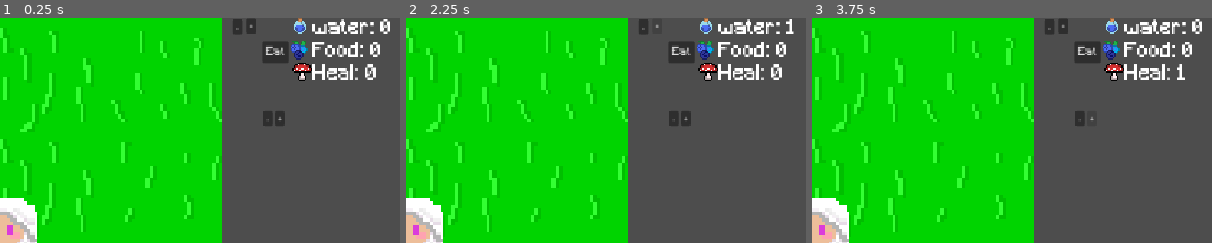
Above: before the commit, frames 1-3 (left to right).
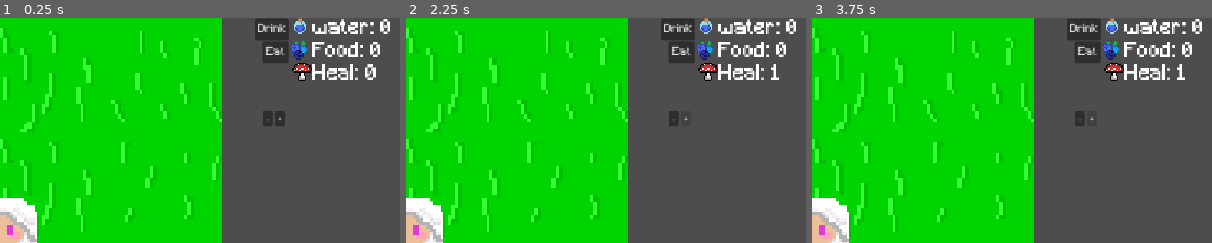
Above: after the commit, the same moments.

Repository: BouncyBlueBall-Loggi4rel4rel/GTA2026
Game: Godot game, scene res://Main.tscn
The game is run twice, just before and just after one commit, with the same random seed, the same clock (stepped at 60 frames per second) and the same inputs.
Inputs (mouse positions are % of the whole screen's width and height, from its top left):
- Up to frame 1 (0.25 s): no input
- Up to frame 2 (2.25 s): click "Hurt" at 0.5 s; click (84, 3) at 1.25 s, where only the run after the commit has a clickable "Drink"; click "+" at 2 s
- Up to frame 3 (3.75 s): click "-" at 2.75 s; click "+" at 3.5 s
The pictures show only the part of the screen within x 50-100%, y 0-50%; the shares and areas given below are measured in that part.

The runs differ from the first frame. In frame 1, 1.0% of the frame differs, in the area x 58-73%, y 0-10%; in frame 2, 1.1%, in the area x 58-98%, y 0-28%; in frame 3, 1.0%.

Commit message:
Added water

Diff:
--- a/Character/Character.tscn
+++ b/Character/Character.tscn
@@ -19,7 +19,7 @@
 [sub_resource type="RectangleShape2D" id="RectangleShape2D_1vivr"]
 size = Vector2(120, 135)
 
-[node name="CharacterBody2D" type="CharacterBody2D" unique_id=2117472170]
+[node name="CharacterBody2D" type="CharacterBody2D" unique_id=2117472170 groups=["player"]]
 script = SubResource("GDScript_oolk3")
 
 [node name="Sprite2D" type="Sprite2D" parent="." unique_id=234748680]
--- a/Main.tscn
+++ b/Main.tscn
@@ -6,6 +6,7 @@
 [ext_resource type="Texture2D" uid="uid://b73bmykvkhl06" path="res://Assets/Sprites/Trees/Treemap.png" id="4_cm0pq"]
 [ext_resource type="PackedScene" uid="uid://ihhp20cbhiqi" path="res://UI.tscn" id="5_fos0i"]
 [ext_resource type="PackedScene" uid="uid://cusd0rbaisvf3" path="res://Berry.tscn" id="6_3dxm6"]
+[ext_resource type="PackedScene" uid="uid://ccym6le4rm256" path="res://Waterarea.tscn" id="7_lgr22"]
 
 [sub_resource type="TileSetAtlasSource" id="TileSetAtlasSource_trn2v"]
 texture = ExtResource("1_cm0pq")
@@ -64,7 +65,7 @@
 scale = Vector2(5, 5)
 tile_set = SubResource("TileSet_1vivr")
 format = 2
-layer_0/tile_data = PackedInt32Array(-131082, 196608, 1, -65 …(2193 unchanged characters)… , 1, 393217, 65536, 1, 458753, 196608, 1)
+layer_0/tile_data = PackedInt32Array(-131082, 196608, 1, -65 …(2193 unchanged characters)… , 1, 393217, 65536, 1, 458753, 196608, 1, -196615, 0, 1, -196614, 0, 1, -196613, 0, 1, -196612, 0, 1, -196611, 0, 1)
 
 [node name="CharacterBody2D" parent="." unique_id=2117472170 instance=ExtResource("2_uu6xs")]
 script = ExtResource("3_r0du0")
@@ -84,5 +85,10 @@
 
 [node name="Fruit" type="Node" parent="." unique_id=1094259649]
 
-[node name="Area2D" parent="Fruit" unique_id=295486189 instance=ExtResource("6_3dxm6")]
-position = Vector2(-376, -713)
+[node name="Berry" parent="Fruit" unique_id=295486189 instance=ExtResource("6_3dxm6")]
+position = Vector2(-1040, 1047)
+
+[node name="Watercolliders" type="Node" parent="." unique_id=1894326965]
+
+[node name="Water" parent="Watercolliders" unique_id=1894313323 instance=ExtResource("7_lgr22")]
+position = Vector2(-721, 1040)
--- /dev/null
+++ b/Scripts/Tilemapexporter.gd
@@ -0,0 +1,51 @@
+# export_tilemap_to_json.gd
+extends Node
+
+@export var tilemap_path: NodePath
+@export var output_file: String = "user://map.json"
+
+func _ready():
+	_export_tilemap()
+
+func _export_tilemap():
+	var tilemap: TileMap = get_node(tilemap_path)
+
+	var exported := {
+		"tilemap_format_version": 1,
+		"tilemap_cell_size": tilemap.tile_set.tile_size if tilemap.tile_set else null,
+		"layers": {}
+	}
+
+	# In Godot 4, TileMap can have multiple layers.
+	# We'll export all layers, and for each layer all used cells.
+	for layer in tilemap.get_layers_count():
+		var layer_key := str(layer)
+		exported["layers"][layer_key] = []
+
+		for cell in tilemap.get_used_cells(layer):
+			# cell is the cell coordinate (Vector2i in 2D tilemaps)
+			var source_id := tilemap.get_cell_source_id(layer, cell)
+			var atlas_coords := tilemap.get_cell_atlas_coords(layer, cell)
+			var alternative_tile := tilemap.get_cell_alternative_tile(layer, cell)
+
+			# If your TileMap is empty at some cells, you can skip when source_id == -1
+			if source_id == -1:
+				continue
+
+			exported["layers"][layer_key].append({
+				"cell": [cell.x, cell.y],
+				"source_id": source_id,
+				"atlas_coords": [atlas_coords.x, atlas_coords.y],
+				"alternative_tile": alternative_tile
+			})
+
+	var file := FileAccess.open(output_file, FileAccess.WRITE)
+	if file == null:
+		push_error("Could not open file for writing: %s" % output_file)
+		return
+
+	var json_text := JSON.stringify(exported, "  ") # pretty indent
+	file.store_string(json_text)
+	file.close()
+
+	print("Exported tilemap to: ", output_file)
--- a/Scripts/WaterFoodScript.gd
+++ b/Scripts/WaterFoodScript.gd
@@ -2,46 +2,45 @@
 
 @onready var info_label: Label = $InfoLabel
 
-@onready var water_plus: Button = $WaterPlus
-@onready var water_minus: Button = $WaterMinus
 @onready var heal_minus: Button = $HealMinus
 @onready var heal_plus: Button = $HealPlus
 
 @onready var hunger_bar: TextureProgressBar = $ProgressBarHunger
-@onready var eat_button: Button = $Eat # <-- change if your eat button is named Button2/Button3
+@onready var water_bar: TextureProgressBar = $ProgressBarWater
+
+@onready var eat_button: Button = $Eat
+@onready var drink_button: Button = $Drink
 
 var water: int = 0
 var food: int = 0
 var heal: int = 0
 
 var hunger_add_percent := 10.0
+var water_add_percent := 3.0
+
 var food_cost := 1
+var water_cost := 1
 
 func add_food(amount: int) -> void:
 	food += amount
 	_update_label()
 
+func set_water_to(amount: int) -> void:
+	water = amount
+	_update_label()
+
+
+
 func _ready() -> void:
-	water_plus.pressed.connect(_on_water_plus_pressed)
-	water_minus.pressed.connect(_on_water_minus_pressed)
 	heal_plus.pressed.connect(_on_heal_plus_pressed)
 	heal_minus.pressed.connect(_on_heal_minus_pressed)
-
 	eat_button.pressed.connect(_on_eat_button_pressed)
+	drink_button.pressed.connect(_on_drink_button_pressed)
 
 	_update_label()
 
 func _update_label() -> void:
 	info_label.text = "water: %d\nFood: %d\nHeal: %d" % [water, food, heal]
-
-func _on_water_plus_pressed() -> void:
-	water += 1
-	_update_label()
-
-func _on_water_minus_pressed() -> void:
-	water -= 1
-	if water < 0: water = 0
-	_update_label()
 
 func _on_heal_plus_pressed() -> void:
 	heal += 1
@@ -62,3 +61,14 @@
 	var current := float(hunger_bar.value)
 	var add_amount := hunger_bar.max_value * (hunger_add_percent / 100.0)
 	hunger_bar.set_progress(current + add_amount)
+
+func _on_drink_button_pressed() -> void:
+	if water < water_cost:
+		return
+
+	water -= water_cost
+	_update_label()
+
+	var current := float(water_bar.value)
+	var add_amount := water_bar.max_value * (water_add_percent / 100.0)
+	water_bar.set_progress(current + add_amount)
--- /dev/null
+++ b/Scripts/Waterarea.gd
@@ -0,0 +1,12 @@
+extends Area2D
+
+@export var water_amount_to_set := 10
+
+func _ready() -> void:
+	body_entered.connect(_on_body_entered)
+
+func _on_body_entered(body: Node) -> void:
+	if not body.is_in_group("player"):
+		return
+
+	get_tree().call_group("ui_food", "set_water_to", water_amount_to_set)
--- a/UI.tscn
+++ b/UI.tscn
@@ -2,7 +2,6 @@
 
 [ext_resource type="Script" uid="uid://hbmttmgo8r8x" path="res://Scripts/WaterFoodScript.gd" id="1_3ujc7"]
 [ext_resource type="Texture2D" uid="uid://defrvvmk360uu" path="res://Assets/UI/HeartEmpty.png" id="1_g6l6n"]
-[ext_resource type="Script" uid="uid://ctd1x7k43peow" path="res://Scripts/Hungeradder.gd" id="1_qo1pa"]
 [ext_resource type="Texture2D" uid="uid://br5cjkagldxmp" path="res://Assets/UI/Heart.png" id="2_27c8x"]
 [ext_resource type="Script" uid="uid://jx8godx6lekw" path="res://Scripts/Healthbar.gd" id="2_qui0h"]
 [ext_resource type="Texture2D" uid="uid://b65lru72djt5e" path="res://Assets/UI/HungerEmpty.png" id="3_0mc3e"]
@@ -27,7 +26,6 @@
 anchor_bottom = 1.0
 grow_horizontal = 2
 grow_vertical = 2
-script = ExtResource("1_qo1pa")
 
 [node name="CanvasLayer" type="CanvasLayer" parent="." unique_id=1259678460 groups=["ui_food"]]
 script = ExtResource("1_3ujc7")
@@ -39,6 +37,14 @@
 offset_bottom = 65.0
 theme_override_fonts/font = ExtResource("12_c6dx3")
 text = "Eat"
+
+[node name="Drink" type="Button" parent="CanvasLayer" unique_id=775910237]
+offset_left = 943.0
+offset_top = 1.0
+offset_right = 992.0
+offset_bottom = 32.0
+theme_override_fonts/font = ExtResource("12_c6dx3")
+text = "Drink"
 
 [node name="ProgressBarHealth" type="TextureProgressBar" parent="CanvasLayer" unique_id=1469206674]
 texture_filter = 1
@@ -143,25 +149,6 @@
 "
 metadata/_edit_use_anchors_ = true
 
-[node name="WaterPlus" type="Button" parent="CanvasLayer" unique_id=560245151]
-offset_left = 931.0
-offset_top = 1.0
-offset_right = 945.0
-offset_bottom = 23.0
-theme_override_font_sizes/font_size = 10
-text = "+"
-metadata/_edit_use_anchors_ = true
-
-[node name="WaterMinus" type="Button" parent="CanvasLayer" unique_id=1533284975]
-offset_left = 911.0
-offset_top = 2.0
-offset_right = 925.0
-offset_bottom = 24.0
-theme_override_font_sizes/font_size = 10
-text = "-
-"
-metadata/_edit_use_anchors_ = true
-
 [node name="HealMinus" type="Button" parent="CanvasLayer" unique_id=1060764406]
 offset_left = 955.0
 offset_top = 134.0
--- /dev/null
+++ b/Waterarea.tscn
@@ -0,0 +1,13 @@
+[gd_scene format=3 uid="uid://ccym6le4rm256"]
+
+[ext_resource type="Script" uid="uid://cyf8ae2d7t4kp" path="res://Scripts/Waterarea.gd" id="1_lmrht"]
+
+[sub_resource type="RectangleShape2D" id="RectangleShape2D_1vivr"]
+size = Vector2(260, 280)
+
+[node name="Area2D" type="Area2D" unique_id=1894313323]
+script = ExtResource("1_lmrht")
+
+[node name="CollisionShape2D" type="CollisionShape2D" parent="." unique_id=1856671606]
+position = Vector2(-1, 0)
+shape = SubResource("RectangleShape2D_1vivr")
--- a/project.godot
+++ b/project.godot
@@ -19,6 +19,10 @@
 
 window/stretch/mode="canvas_items"
 window/stretch/aspect="expand"
+
+[editor_plugins]
+
+enabled=PackedStringArray("res://addons/tilemap_json_importer/plugin.cfg")
 
 [input]
 
Not shown, added: Scripts/Tilemapexporter.gd.uid
Not shown, added: Scripts/Waterarea.gd.uid
